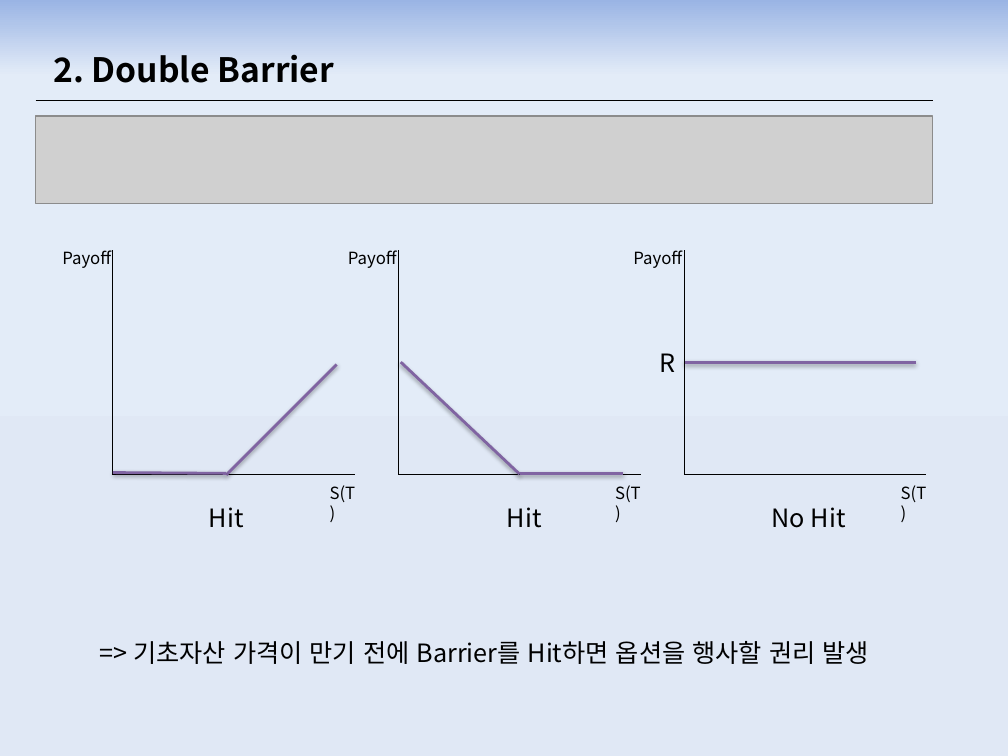
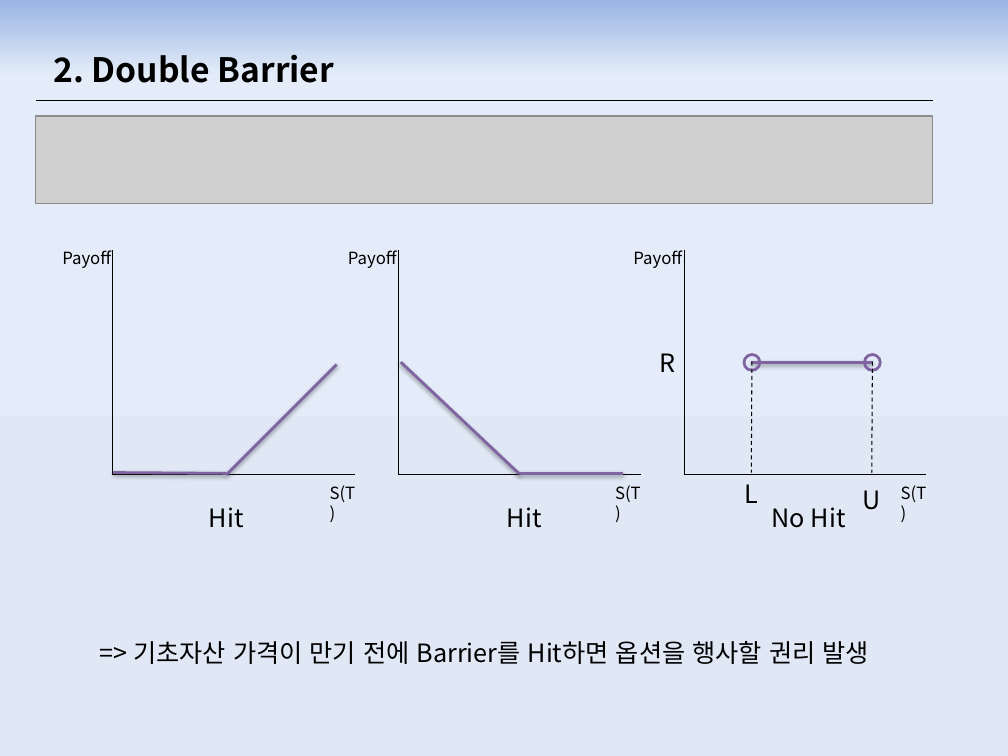
Before and after one commit to zndrke/Financial-Product, a slide deck: slide 7 of 선물옵션/옵션Payoff.pptx (slide 6 before the commit). Drawn at 1008x756 pixels with LibreOffice and Linux fonts; fonts in the diff are those of the drawing; grey boxes stand for pictures. Boxes give left, top, right and bottom in pixels: in the first picture for what was removed or moved away, otherwise in the second. Text is boxed around its words. In the diff, an @@ line names an element or a change of style, - is before the commit and + after.

```diff
--- a/선물옵션/옵션Payoff.pptx
+++ b/선물옵션/옵션Payoff.pptx
@@ line moved from (684, 363) - (915, 363) to (751, 363) - (873, 363) @@
@@ group added at (744, 355, 881, 510): 2 texts, 2 ellipses, 2 lines @@
+L
+U
```
Also in this commit, not shown: 12 other slides changed, 3 slides added, 2 other files.
